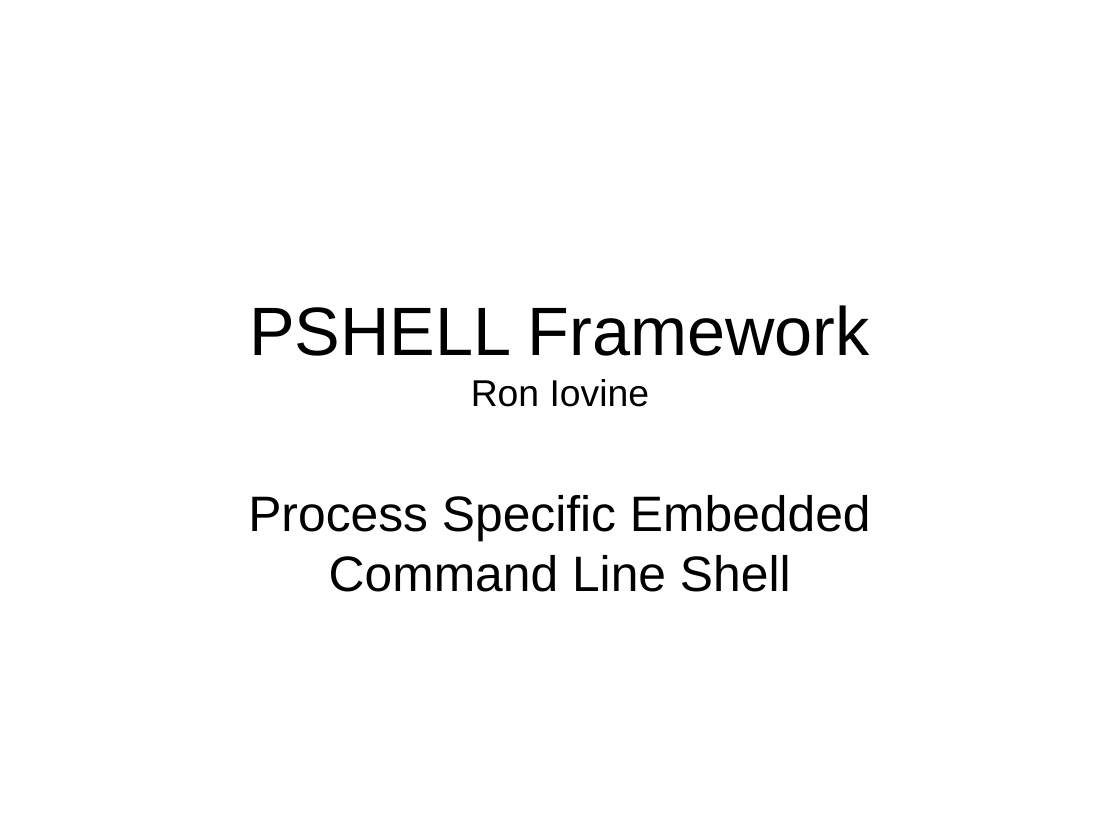
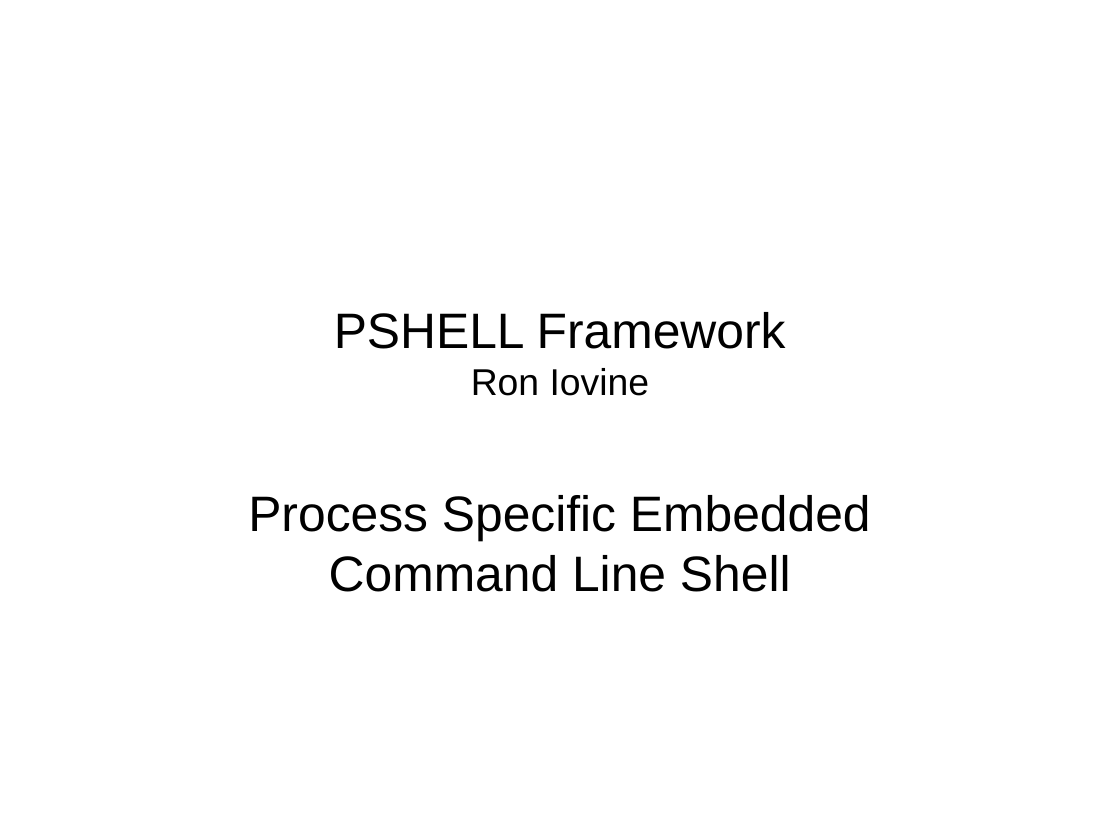
Before and after one commit to RonIovine/pshell, a slide deck: slide 1 of PSHELL-Framework.ppt. Drawn at 1120x840 pixels with LibreOffice and Linux fonts; fonts in the diff are those of the drawing. Boxes give left, top, right and bottom in pixels: in the first picture for what was removed or moved away, otherwise in the second. Text is boxed around its words. In the diff, an @@ line names an element or a change of style, - is before the commit and + after.

```diff
--- a/PSHELL-Framework.ppt
+++ b/PSHELL-Framework.ppt
@@ title "PSHELL Framework Ron Iovine" at <box>334,312,786,396</box>: size 44 to 32 pt in "PSHELL Framework" @@
```
Also in this commit, not shown: 2 other slides changed, 3 slides added, 2 slides removed, 6 other files.
